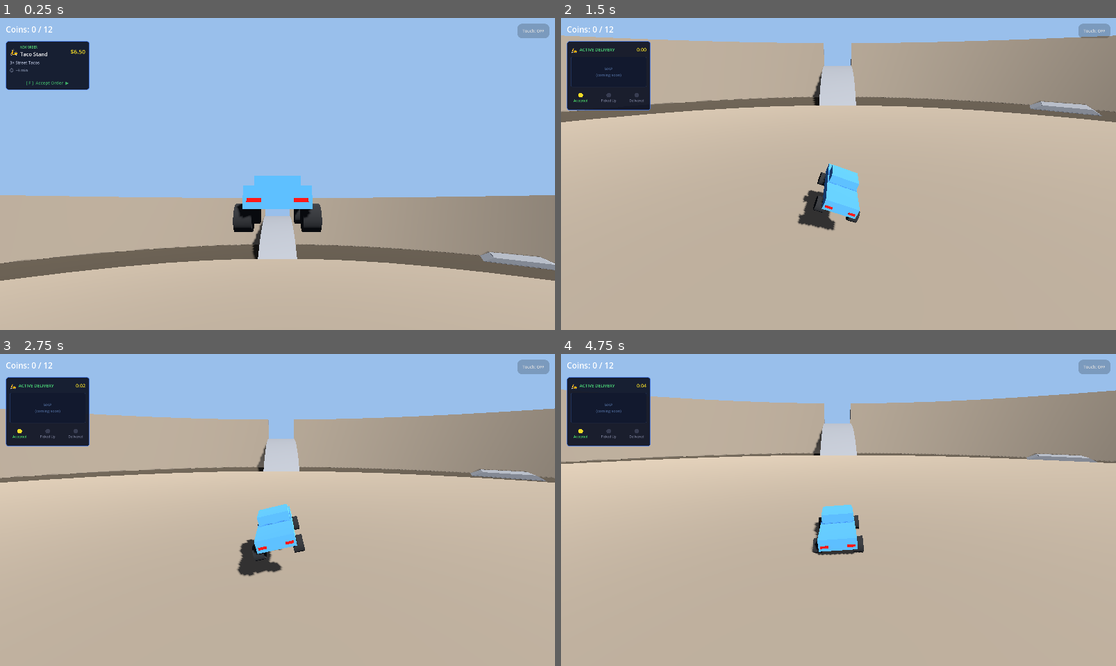
Above: before the commit, frames 1-4 (two rows, left to right).
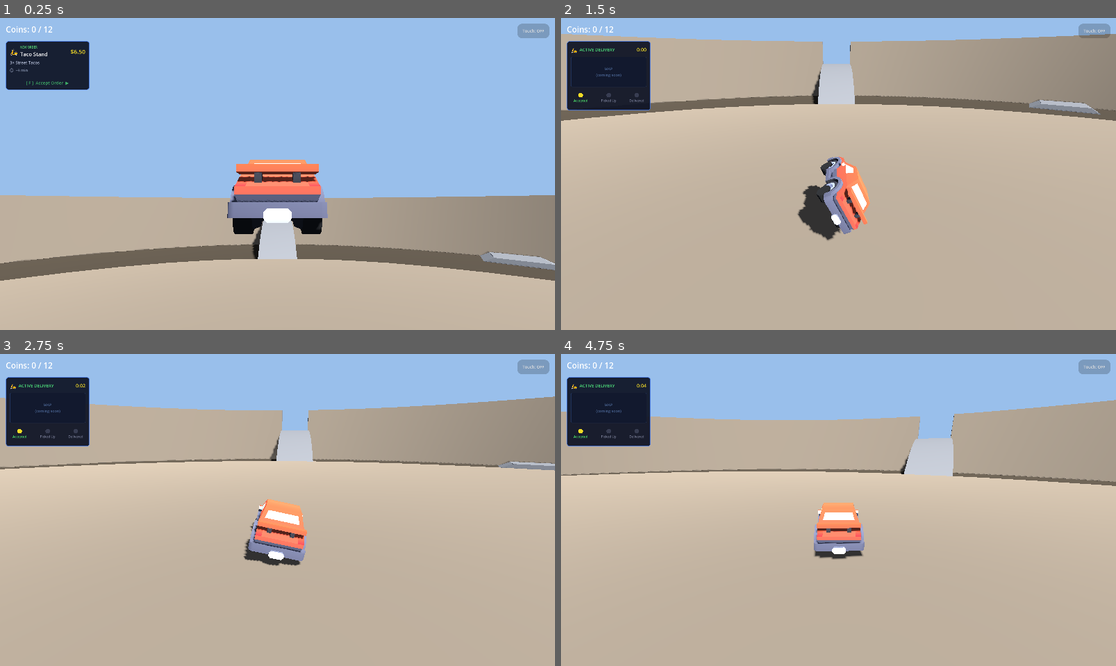
Above: after the commit, the same moments.

Repository: coha1/Cargo
Game: Godot game, scene res://scenes/World.tscn
Same seed, same stepped clock (60 frames per second), same inputs: the game is played once before the commit and once after it.
Inputs (mouse positions are in pixels of both pictures, inside the frame that each line leads up to):
- Up to frame 1 (0.25 s): no input
- Up to frame 2 (1.5 s): move the mouse to (960, 158) at 0.52 s; hold D (steer_right) 0.53-1.25 s; hold F (accept_order) 0.53-1.25 s; click (960, 158) at 0.67 s; drag from (727, 189) to (810, 236) at 1.27 s
- Up to frame 3 (2.75 s): move the mouse to (333, 441) at 2.02 s; hold D (steer_right) from 2.03 s (still down); hold F (accept_order) from 2.03 s (still down)
- Up to frame 4 (4.75 s): release D (steer_right) at 2.75 s; release F (accept_order) at 2.75 s; drag from (810, 572) to (672, 463) at 2.77 s; move the mouse to (1005, 556) at 3.52 s; hold A (steer_left) 3.53-4.25 s; hold F (accept_order) 3.53-4.25 s; drag from (672, 463) to (755, 432) at 4.27 s

The runs differ from the first frame. In frame 1, 3.3% of the frame differs, in the area x 40-60%, y 45-70%; in frame 2, 3.5%; in frame 3, 9.7%; in frame 4, 14%, in the area x 0-100%, y 11-66%.

Commit message:
The quick asset addition we did during the call

Diff:
--- a/scenes/Car.tscn
+++ b/scenes/Car.tscn
@@ -1,6 +1,7 @@
 [gd_scene format=3 uid="uid://b2fml86xjy1dp"]
 
 [ext_resource type="Script" uid="uid://cdj8wu12d31nm" path="res://scripts/car.gd" id="1"]
+[ext_resource type="PackedScene" uid="uid://ne3sudjbxbb3" path="res://assets/kenney_car-kit/Models/GLB format/sedan-sports.glb" id="2_ys5ts"]
 
 [sub_resource type="BoxShape3D" id="2"]
 size = Vector3(1.8, 1.0598876, 3.5704346)
@@ -37,17 +38,9 @@
 radial_segments = 16
 
 [node name="Car" type="VehicleBody3D" unique_id=36102092]
-mass = 800.0
+mass = 1000.0
 script = ExtResource("1")
 engine_force_max = 4000.0
-steering_speed = 2.5
-steering_return_speed = 2.5
-brake_force = 100.0
-air_roll_accel = 1.0
-air_pitch_speed_max = 1.0
-air_pitch_accel = 1.0
-air_boost_multiplier = 10.0
-ground_downforce = 0.0
 
 [node name="BodyCollision" type="CollisionShape3D" parent="." unique_id=1941786266]
 transform = Transform3D(1, 0, 0, 0, 1, 0, 0, 0, 1, 0, 0.5299438, -0.015563965)
@@ -55,6 +48,7 @@
 
 [node name="BodyMesh" type="MeshInstance3D" parent="." unique_id=1225708286]
 transform = Transform3D(1, 0, 0, 0, 1, 0, 0, 0, 1, 0, 0.3, 0)
+visible = false
 mesh = SubResource("3")
 
 [node name="MeshInstance3D" type="MeshInstance3D" parent="BodyMesh" unique_id=435139994]
@@ -70,63 +64,54 @@
 mesh = SubResource("BoxMesh_qn377")
 
 [node name="WheelFL" type="VehicleWheel3D" parent="." unique_id=294253123]
-transform = Transform3D(1, 0, 0, 0, 1, 0, 0, 0, 1, -0.95, -0.122383386, -1.3)
+transform = Transform3D(1, 0, 0, 0, 1, 0, 0, 0, 1, -0.95, -0.169637, -1.5418568)
 use_as_traction = true
 use_as_steering = true
+wheel_roll_influence = 0.0
 wheel_radius = 0.4
-wheel_friction_slip = 1.5
 suspension_travel = 0.15
 suspension_stiffness = 100.0
-suspension_max_force = 10000.0
-damping_compression = 0.5
-damping_relaxation = 1.0
 
 [node name="MeshInstance3D" type="MeshInstance3D" parent="WheelFL" unique_id=1062288304]
 transform = Transform3D(-4.371139e-08, 1, 0, -1, -4.371139e-08, 0, 0, 0, 1, 0, 0, 0)
 mesh = SubResource("CylinderMesh_fbyd5")
 
 [node name="WheelFR" type="VehicleWheel3D" parent="." unique_id=1254449773]
-transform = Transform3D(1, 0, 0, 0, 1, 0, 0, 0, 1, 0.95, -0.122383386, -1.3)
+transform = Transform3D(1, 0, 0, 0, 1, 0, 0, 0, 1, 0.95, -0.169637, -1.5418568)
 use_as_traction = true
 use_as_steering = true
+wheel_roll_influence = 0.0
 wheel_radius = 0.4
-wheel_friction_slip = 1.5
 suspension_travel = 0.15
 suspension_stiffness = 100.0
-suspension_max_force = 10000.0
-damping_compression = 0.5
-damping_relaxation = 1.0
 
 [node name="MeshInstance3D" type="MeshInstance3D" parent="WheelFR" unique_id=1331723307]
 transform = Transform3D(-4.371139e-08, 1, 0, -1, -4.371139e-08, 0, 0, 0, 1, 0, 0, 0)
 mesh = SubResource("CylinderMesh_fbyd5")
 
 [node name="WheelRL" type="VehicleWheel3D" parent="." unique_id=1366443766]
-transform = Transform3D(1, 0, 0, 0, 1, 0, 0, 0, 1, -0.95, -0.122383386, 1.3)
+transform = Transform3D(1, 0, 0, 0, 1, 0, 0, 0, 1, -0.95, -0.169637, 1.3)
 use_as_traction = true
+wheel_roll_influence = 0.0
 wheel_radius = 0.4
-wheel_friction_slip = 1.5
 suspension_travel = 0.15
 suspension_stiffness = 100.0
-suspension_max_force = 10000.0
-damping_compression = 0.5
-damping_relaxation = 1.0
 
 [node name="MeshInstance3D" type="MeshInstance3D" parent="WheelRL" unique_id=923122379]
 transform = Transform3D(-4.371139e-08, 1, 0, -1, -4.371139e-08, 0, 0, 0, 1, 0, 0, 0)
 mesh = SubResource("CylinderMesh_fbyd5")
 
 [node name="WheelRR" type="VehicleWheel3D" parent="." unique_id=608713100]
-transform = Transform3D(1, 0, 0, 0, 1, 0, 0, 0, 1, 0.95, -0.122383386, 1.3)
+transform = Transform3D(1, 0, 0, 0, 1, 0, 0, 0, 1, 0.95, -0.169637, 1.3)
 use_as_traction = true
+wheel_roll_influence = 0.0
 wheel_radius = 0.4
-wheel_friction_slip = 1.5
 suspension_travel = 0.15
 suspension_stiffness = 100.0
-suspension_max_force = 10000.0
-damping_compression = 0.5
-damping_relaxation = 1.0
 
 [node name="MeshInstance3D" type="MeshInstance3D" parent="WheelRR" unique_id=1966865046]
 transform = Transform3D(-4.371139e-08, 1, 0, -1, -4.371139e-08, 0, 0, 0, 1, 0, 0, 0)
 mesh = SubResource("CylinderMesh_fbyd5")
+
+[node name="sedan-sports" parent="." unique_id=1861436190 instance=ExtResource("2_ys5ts")]
+transform = Transform3D(-1.94, 0, -1.6960018e-07, 0, 1.94, 0, 1.6960018e-07, 0, -1.94, 0, -0.61068785, -0.15763903)
--- a/scenes/World.tscn
+++ b/scenes/World.tscn
@@ -10,6 +10,7 @@
 [ext_resource type="Script" uid="uid://curntqcje8qsv" path="res://scripts/objective_manager.gd" id="9"]
 [ext_resource type="PackedScene" path="res://scenes/PickupZone.tscn" id="10"]
 [ext_resource type="PackedScene" path="res://scenes/DeliveryZone.tscn" id="11"]
+[ext_resource type="PackedScene" uid="uid://bu66bi0y40wmb" path="res://assets/kenney_city-kit-suburban_20/Models/GLB format/building-type-a.glb" id="11_h1bdy"]
 
 [sub_resource type="Environment" id="6"]
 background_mode = 1
@@ -17,6 +18,9 @@
 ambient_light_source = 2
 ambient_light_color = Color(0.5, 0.55, 0.65, 1)
 ambient_light_energy = 0.5
+
+[sub_resource type="BoxShape3D" id="BoxShape3D_h1bdy"]
+size = Vector3(1.2269287, 0.64404297, 0.7324219)
 
 [node name="World" type="Node3D" unique_id=1168583943]
 script = ExtResource("1")
@@ -59,3 +63,16 @@
 script = ExtResource("5")
 
 [node name="Camera3D" type="Camera3D" parent="CameraFollow" unique_id=1369377213]
+
+[node name="building-type-a2" parent="." unique_id=1567837554 instance=ExtResource("11_h1bdy")]
+transform = Transform3D(20, 0, 0, 0, 20, 0, 0, 0, 20, -7.787384, -1.6171074, 349.4926)
+
+[node name="RigidBody3D" type="RigidBody3D" parent="building-type-a2" unique_id=1142273513]
+
+[node name="CollisionShape3D" type="CollisionShape3D" parent="building-type-a2/RigidBody3D" unique_id=533140244]
+transform = Transform3D(1, 0, 0, 0, 1, 0, 0, 0, 1, 0.001159668, 0.17797852, 0.05419922)
+shape = SubResource("BoxShape3D_h1bdy")
+
+[node name="CollisionShape3D2" type="CollisionShape3D" parent="building-type-a2/RigidBody3D" unique_id=718438227]
+transform = Transform3D(1, 0, 0, 0, 0.70710677, -0.70710677, 0, 0.70710677, 0.70710677, 0.001159668, 0.35981107, 0.102191925)
+shape = SubResource("BoxShape3D_h1bdy")
Not shown, added: assets/kenney_car-kit/License.txt
Binary file added: assets/kenney_car-kit/Models/FBX format/Textures/colormap.png
Not shown, added: assets/kenney_car-kit/Models/FBX format/Textures/colormap.png.import
Binary file added: assets/kenney_car-kit/Models/FBX format/ambulance.fbx
Not shown, added: assets/kenney_car-kit/Models/FBX format/ambulance.fbx.import
Binary file added: assets/kenney_car-kit/Models/FBX format/box.fbx
Not shown, added: assets/kenney_car-kit/Models/FBX format/box.fbx.import
Binary file added: assets/kenney_car-kit/Models/FBX format/cone-flat.fbx
Not shown, added: assets/kenney_car-kit/Models/FBX format/cone-flat.fbx.import
Binary file added: assets/kenney_car-kit/Models/FBX format/cone.fbx
Not shown, added: assets/kenney_car-kit/Models/FBX format/cone.fbx.import
Binary file added: assets/kenney_car-kit/Models/FBX format/debris-bolt.fbx
(and 838 more such lines)
